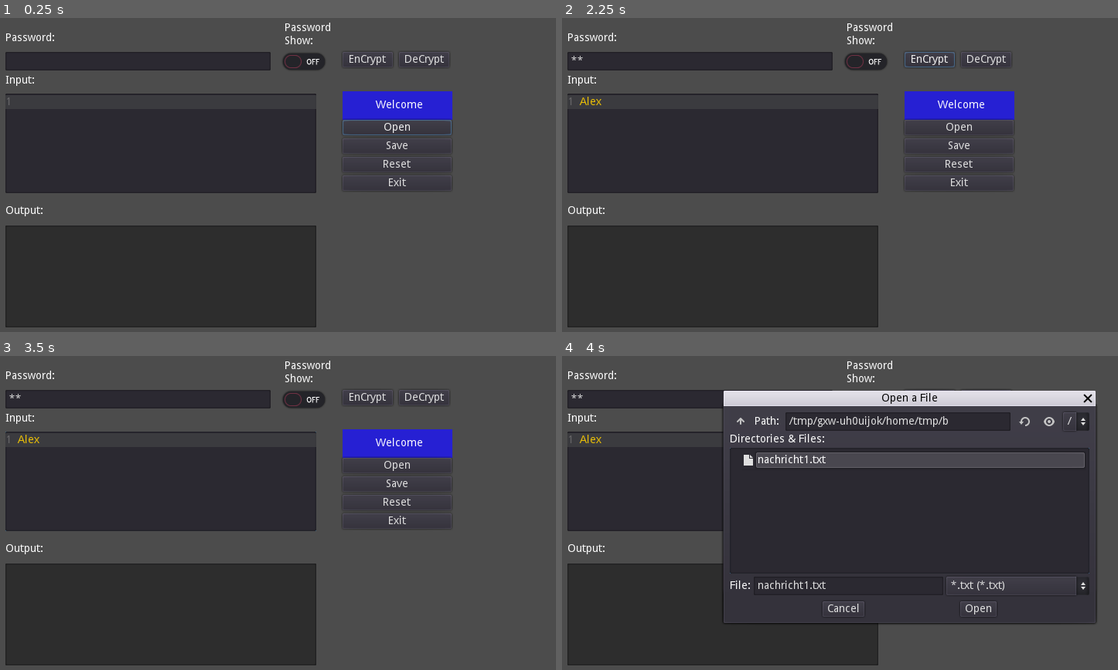
Above: before the commit, frames 1-4 (two rows, left to right).
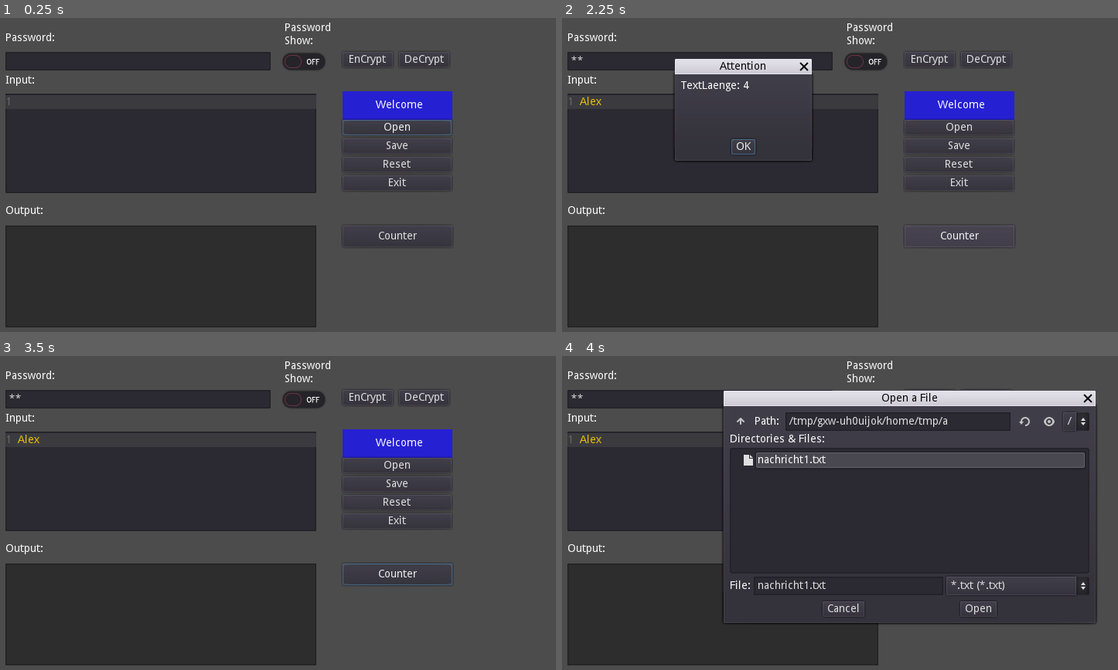
Above: after the commit, the same moments.

Repository: GizehFire/SimLuth
Game: Godot game, scene res://myDialoge.tscn
Two runs of this game, one before a commit and one after it. Both use one fixed random seed, a clock stepped at 60 frames per second and the inputs below.
Inputs (mouse positions are in pixels of both pictures, inside the frame that each line leads up to):
- Up to frame 1 (0.25 s): no input
- Up to frame 2 (2.25 s): click (723, 143) at 0.52 s; type "Alex" at 0.6 s; click (701, 61) at 0.75 s; type "12" at 0.83 s; click "EnCrypt" at 1.25 s; click (956, 237) at 2 s, where only the run after the commit has a clickable "Counter"
- Up to frame 3 (3.5 s): click (183, 484) at 2.75 s, where only the run after the commit has a clickable "OK"
- Up to frame 4 (4 s): click "Open" at 3.5 s

The runs differ from the first frame. In frame 1, 0.1% of the frame differs, in the area x 62-81%, y 68-73%; in frame 2, 1.8%, in the area x 20-82%, y 10-71%; in frame 3, 0.2%; in frame 4, less than 0.1%.

Commit message:
Version 2

Diff:
--- a/myDialoge.gd
+++ b/myDialoge.gd
@@ -1,8 +1,4 @@
 extends Control
-
-# Declare member variables here. Examples:
-# var a = 2
-# var b = "text"
 
 onready var OpenButton = $InfoBox/VBoxContainer/OpenButton
 onready var MSG_Text = $InfoBox/InfoMSG
@@ -10,7 +6,11 @@
 var aes = AESContext.new()
 var my_password:String
 
+const Divider16: int = 16
+const Divider32: int = 32
+
 # Called when the node enters the scene tree for the first time.
+
 func _ready():
 
 	OpenButton.grab_focus()
@@ -20,22 +20,43 @@
 	$OpenDialog.add_filter("*.txt")
 	$SaveDialog.add_filter("*.txt")
 
-	var key = "My secret key!!!" # Key must be either 16 or 32 bytes.
-	var data = "My secret text!!" # Data size must be multiple of 16 bytes, apply padding if needed.
+#	var key = "My secret key!!!" # Key must be either 16 or 32 bytes.
+#	var data = "My secret text!!" # Data size must be multiple of 16 bytes, apply padding if needed.
+#
+#	# Encrypt ECB
+#	aes.start(AESContext.MODE_ECB_ENCRYPT, key.to_utf8())
+#	var encrypted = aes.update(data.to_utf8())
+#	aes.finish()
+#	print(encrypted)
+#
+#	# Decrypt ECB
+#	aes.start(AESContext.MODE_ECB_DECRYPT, key.to_utf8())
+#	var decrypted = aes.update(encrypted)
+#	aes.finish()
+#	# Check ECB
+#	assert(decrypted == data.to_utf8())
+#	print(decrypted.get_string_from_ascii())
+	pass
 
-	# Encrypt ECB
-	aes.start(AESContext.MODE_ECB_ENCRYPT, key.to_utf8())
-	var encrypted = aes.update(data.to_utf8())
-	aes.finish()
-	print(encrypted)
+func Date_Encrypt():
 
-	# Decrypt ECB
-	aes.start(AESContext.MODE_ECB_DECRYPT, key.to_utf8())
-	var decrypted = aes.update(encrypted)
-	aes.finish()
-	# Check ECB
-	assert(decrypted == data.to_utf8())
-	print(decrypted.get_string_from_ascii())
+	var aes_two = AESContext.new()
+
+	var MyKey = $KeyFieldLine.text 			# Key must be either 16 or 32 bytes.
+	var MyText = $InputText.text			# Info/Text/Message
+
+	# Daten (MyText) mit MyKey (Password) verschluesseln
+
+	print(MyKey)
+	print(MyText)
+
+	aes_two.start(AESContext.MODE_ECB_ENCRYPT, MyKey.to_utf8())
+	var myEncrypted = aes_two.update(MyText.to_utf8())
+	aes_two.finish()
+
+	print(myEncrypted)
+
+	pass
 
 func _on_OpenButton_pressed():
 
@@ -116,29 +137,7 @@
 
 		return
 
-	var aes_two = AESContext.new()
-
-	var MyKey = $KeyFieldLine.text 			# Key must be either 16 or 32 bytes.
-	var MyText = $InputText.text			# Info/Text/Message
-
-	# Daten (MyText) mit MyKey (Password) verschluesseln
-
-	# MyKey = "My secret text!!"
-	# MyText = "My secret text!!"
-
-	print(MyKey)
-	print(MyText)
-
-	aes_two.start(AESContext.MODE_ECB_ENCRYPT, MyKey.to_utf8())
-	var myEncrypted = aes_two.update(MyText.to_utf8())
-	aes_two.finish()
-
-	print(myEncrypted)
-
-	# var myTextStr:String = myEncrypted.get_string_from_utf8()
-	# $Output.text = MyText.to_utf8()
-	# print(myEncrypted.get_string_from_ascii())
-	# $Output.text.to_utf8() = myEncrypted
+	Date_Encrypt()
 
 	pass # Replace with function body.
 
@@ -164,3 +163,18 @@
 		return
 
 	pass # Replace with function body.
+
+
+func _on_CounterButton_pressed():
+
+	var Length_Counter:int
+	var Lenght_Char:String
+
+
+	Lenght_Char = $InputText.text
+	Length_Counter = Lenght_Char.length()
+
+	$MsgDialog.dialog_text = "TextLaenge: " + str(Length_Counter) + "\n"
+	$MsgDialog.popup()
+
+	pass # Replace with function body.
--- a/myDialoge.tscn
+++ b/myDialoge.tscn
@@ -166,6 +166,15 @@
 margin_bottom = 518.0
 readonly = true
 
+[node name="CounterButton" type="Button" parent="."]
+anchor_top = 11.25
+anchor_bottom = 11.25
+margin_left = 524.0
+margin_top = -6364.0
+margin_right = 666.0
+margin_bottom = -6336.0
+text = "Counter"
+
 [connection signal="pressed" from="InfoBox/VBoxContainer/OpenButton" to="." method="_on_OpenButton_pressed"]
 [connection signal="pressed" from="InfoBox/VBoxContainer/SaveButton" to="." method="_on_SaveButton_pressed"]
 [connection signal="pressed" from="InfoBox/VBoxContainer/ResetButton" to="." method="_on_ResetButton_pressed"]
@@ -174,3 +183,4 @@
 [connection signal="file_selected" from="OpenDialog" to="." method="_on_OpenDialog_file_selected"]
 [connection signal="pressed" from="EnCryptButton" to="." method="_on_EnCryptButton_pressed"]
 [connection signal="pressed" from="CheckButton" to="." method="_on_CheckButton_pressed"]
+[connection signal="pressed" from="CounterButton" to="." method="_on_CounterButton_pressed"]
